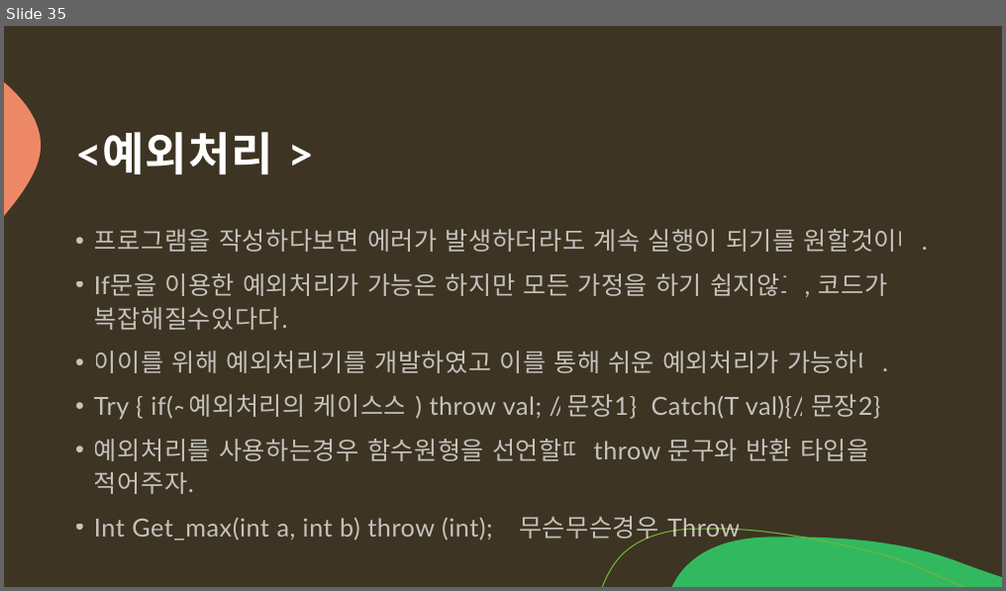
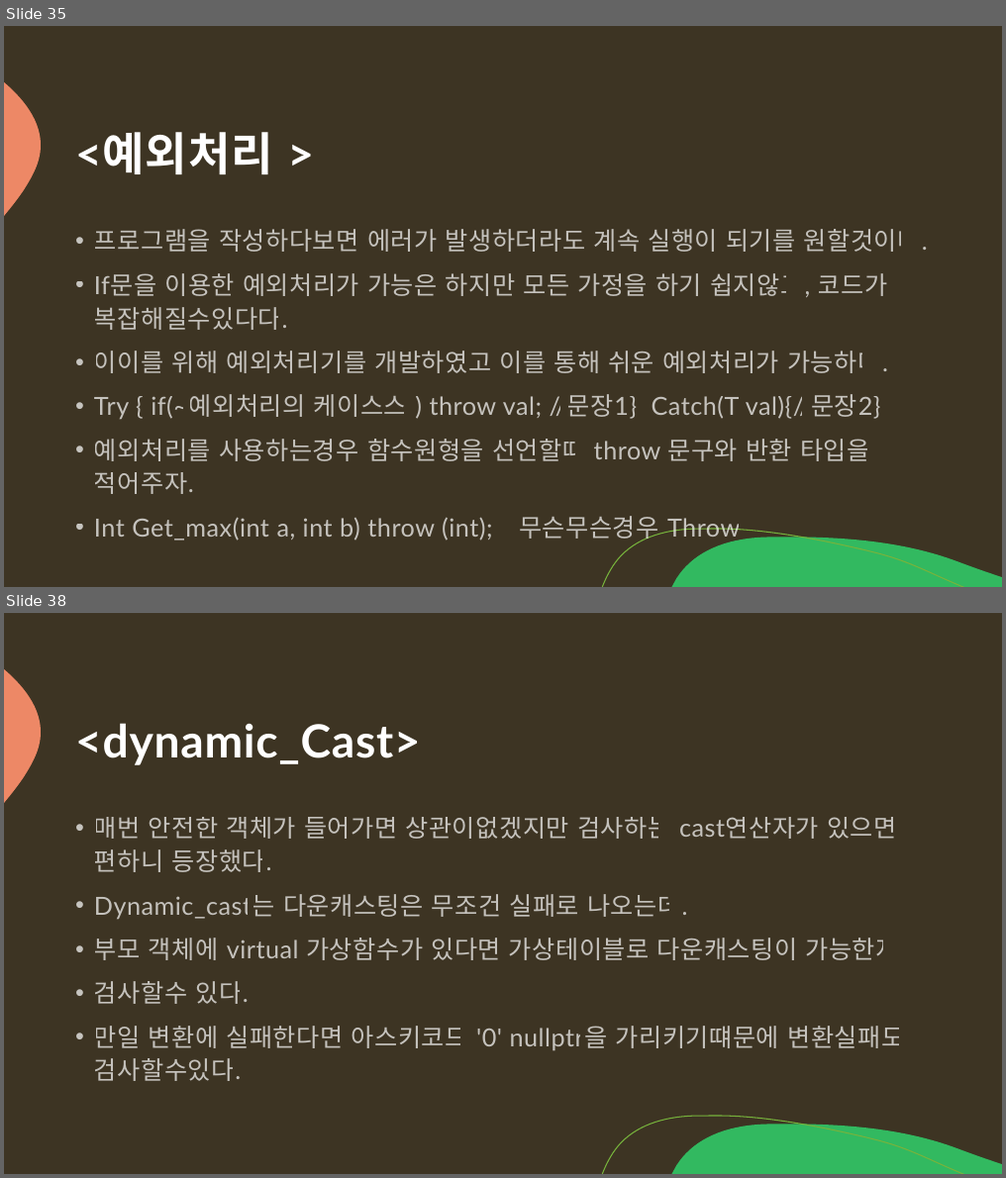
Before and after one commit to arkchimy/_Algorithm, a slide deck: 전공지식/C언어의 기초/C언어 기초지식.pptx. Shown one above the other, each under a label of ours: slide 35 before the commit, slides 35 and 38 after it; the slides between them are not shown. The pictures are 1006x591 and 1006x1178 pixels, drawn with LibreOffice and Linux fonts; fonts in the diff are those of the drawing. Boxes give left, top, right and bottom in pixels: in the first picture for what was removed or moved away, otherwise in the second. Text is boxed around its words. In the diff, an @@ line names an element or a change of style, - is before the commit and + after.

Commit message:
[C++ 지식Update] Static_Cast & dynamic_Cast  & template

```diff
--- a/전공지식/C언어의 기초/C언어 기초지식.pptx
+++ b/전공지식/C언어의 기초/C언어 기초지식.pptx
@@ slide 38 added at (4,613,1002,1174), background #3D3423; not listed: 3 template elements that a slide beside it also shows @@
@@ title added at (75,723,421,765), 44 pt, text #FFFFFF, bold @@
+<dynamic_Cast>
@@ text added at (94,817,904,1081), 24 pt, text #FFFFFF at 70% opacity @@
+• 매번 안전한 객체가 들어가면 상관이없겠지만 검사하는 cast연산자가 있으면 편하니 등장했다.
+• Dynamic_cast는 다운캐스팅은 무조건 실패로 나오는데.
+• 부모 객체에 virtual 가상함수가 있다면 가상테이블로 다운캐스팅이 가능한지
+• 검사할수 있다.
+• 만일 변환에 실패한다면 아스키코드 '0' nullptr을 가리키기떄문에 변환실패도 검사할수있다.
```
Also in this commit, not shown: 5 other slides added.
